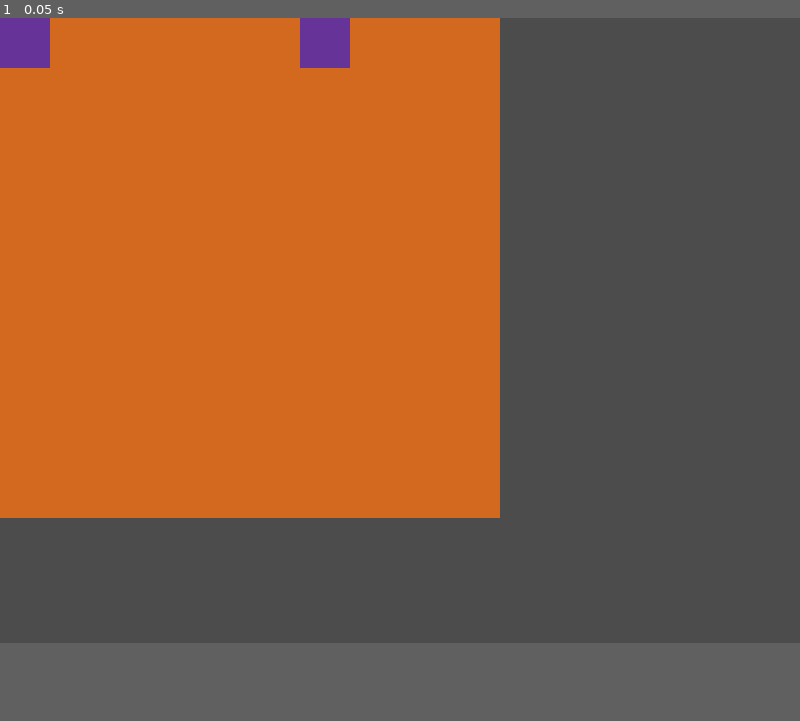
Above: before the commit, frame 1.
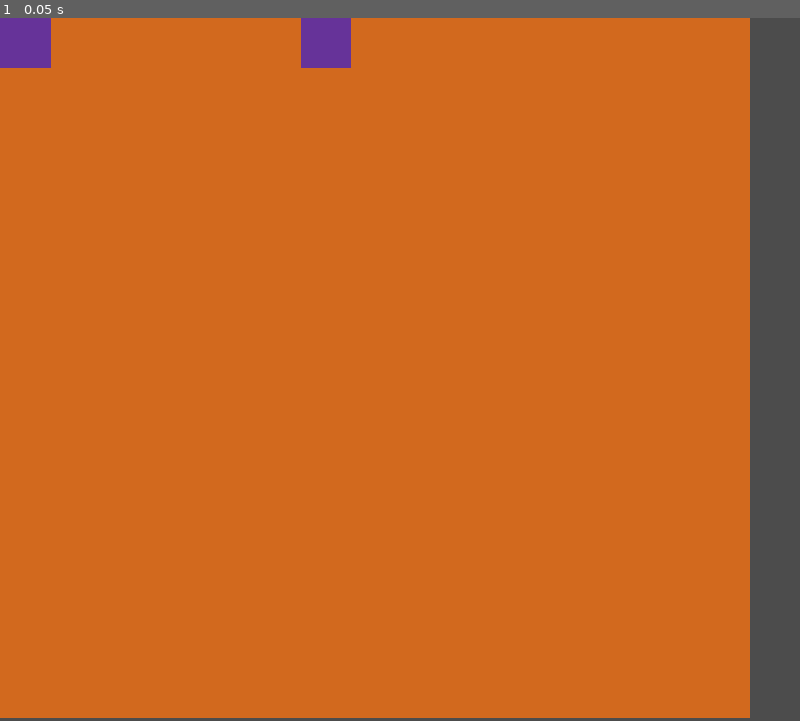
Above: after the commit, the same moment.

Repository: doctor-g/LD48
Game: Godot game, scene res://src/Level.tscn
The game is run twice, just before and just after one commit, with the same random seed, the same clock (stepped at 60 frames per second) and the same inputs.
Inputs:
- Up to frame 1 (0.05 s): no input
The window is 800x625 before the commit and 800x703 after it. Grey fills any space a smaller window leaves; there, only what the larger window draws over its background counts as a difference.

The runs differ from the first frame. In frame 1, 40% of the frame differs, in the area x 0-100%, y 0-100%.

Commit message:
Adjust world size

Diff:
--- a/project/project.godot
+++ b/project/project.godot
@@ -34,7 +34,7 @@
 
 [display]
 
-window/size/height=800
+window/size/height=900
 window/stretch/mode="2d"
 window/stretch/aspect="keep"
 
--- a/project/src/Game.gd
+++ b/project/src/Game.gd
@@ -1,7 +1,7 @@
 extends Node
 
-const WIDTH  := 10
-const HEIGHT := 10
+const WIDTH  := 15
+const HEIGHT := 14
 const TILE_WIDTH := 64
 const TILE_HEIGHT := 64
 const TILE_SIZE := Vector2(TILE_WIDTH, TILE_HEIGHT)
